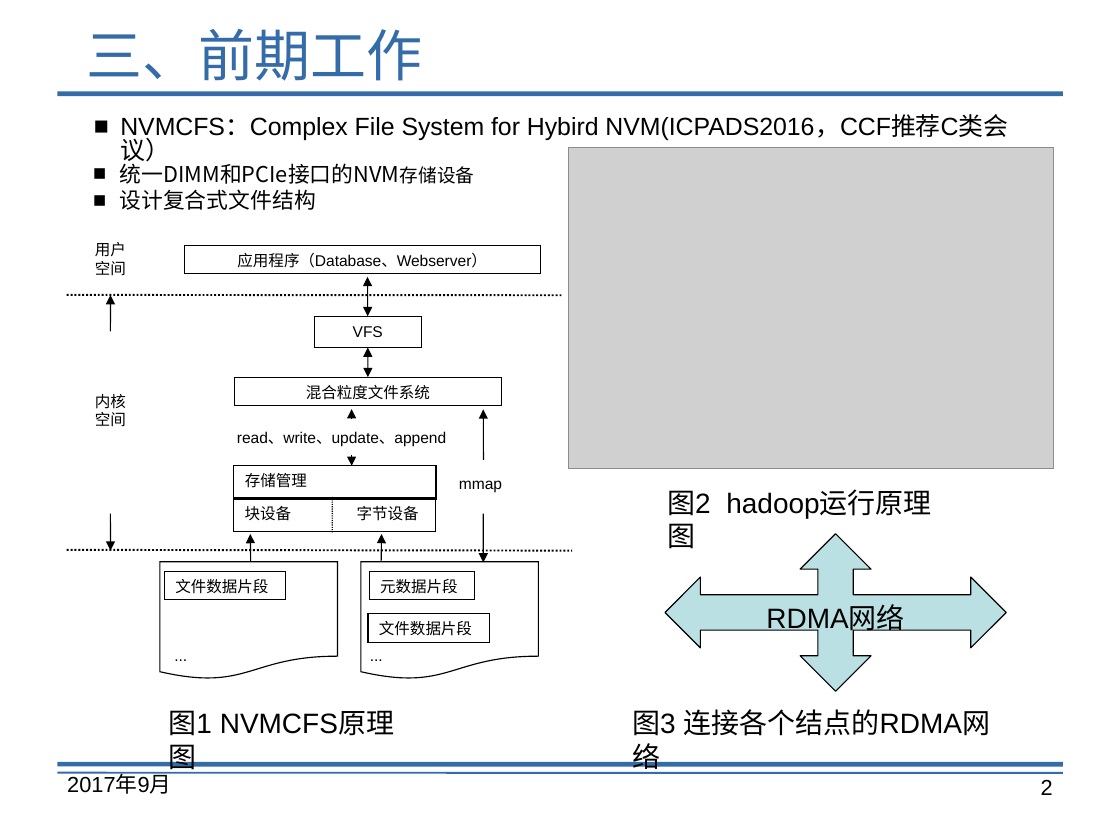
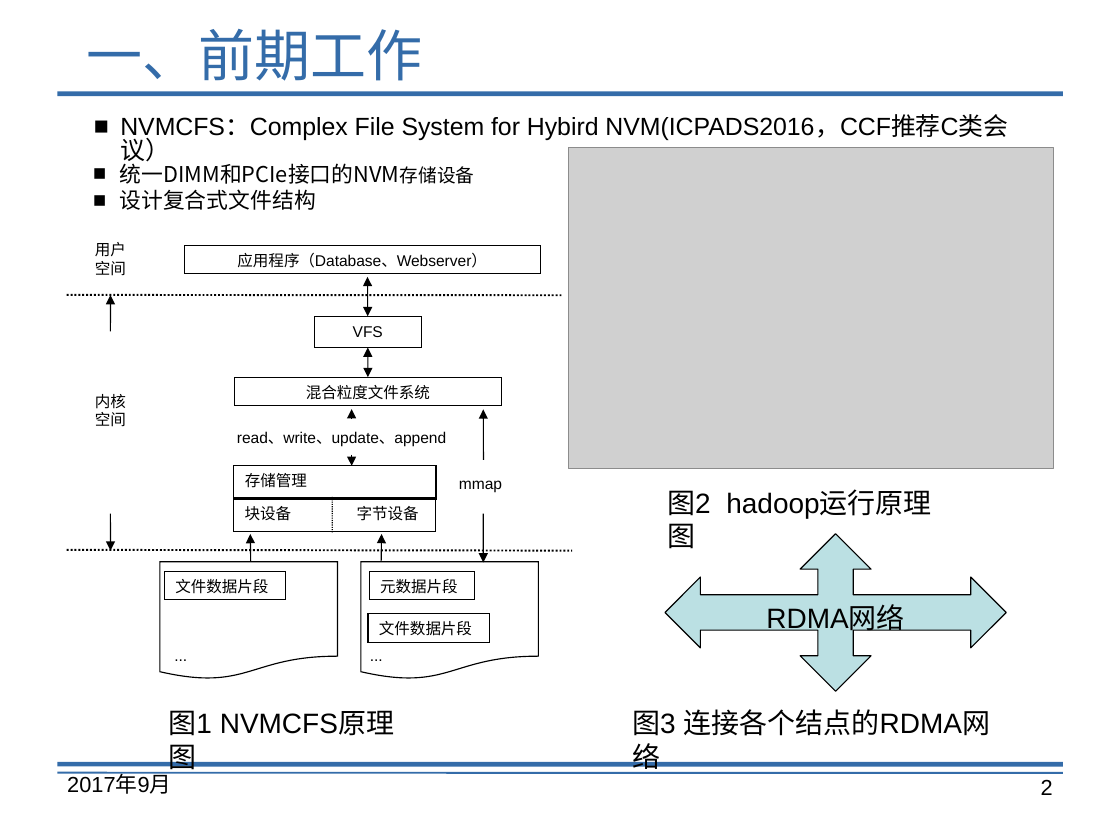
Before and after one commit to lis7fire/longhubang, a slide deck: slide 2 of 实验总结.pptx. Drawn at 1120x840 pixels with LibreOffice and Linux fonts; fonts in the diff are those of the drawing; grey boxes stand for pictures. Boxes give left, top, right and bottom in pixels: in the first picture for what was removed or moved away, otherwise in the second. Text is boxed around its words. In the diff, an @@ line names an element or a change of style, - is before the commit and + after.

```diff
--- a/实验总结.pptx
+++ b/实验总结.pptx
@@ title at (86, 29, 422, 81): text changed @@
-三、前期工作
+一、前期工作
```
Also in this commit, not shown: 6 other slides changed, 6 slides added, 3 slides removed, 2 other files.
